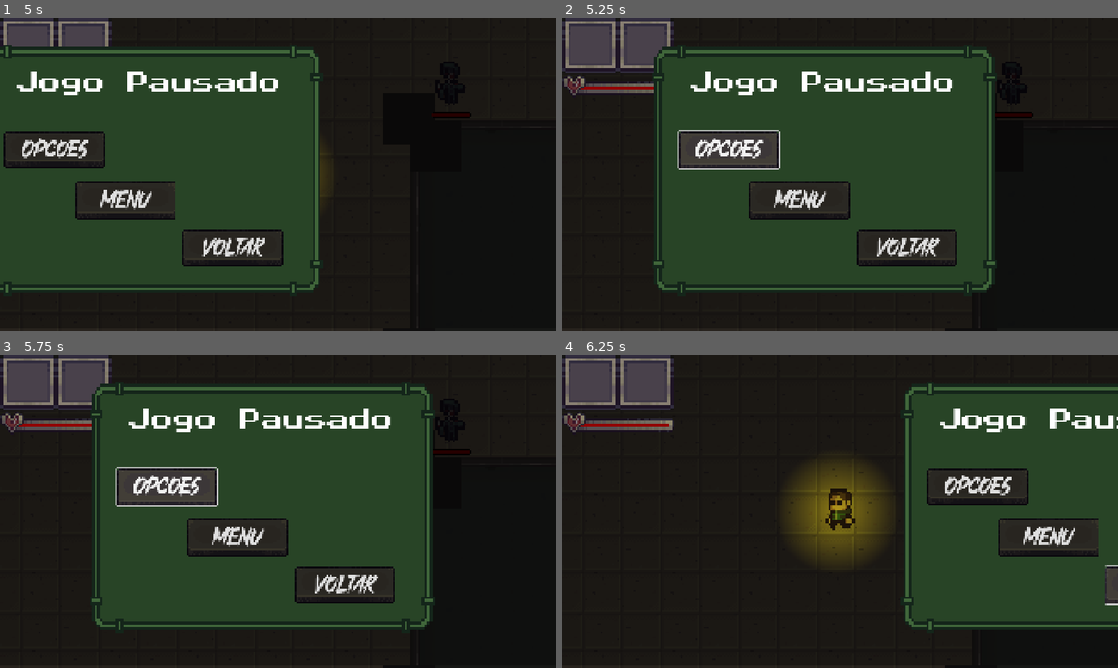
Above: before the commit, frames 1-4 (two rows, left to right).
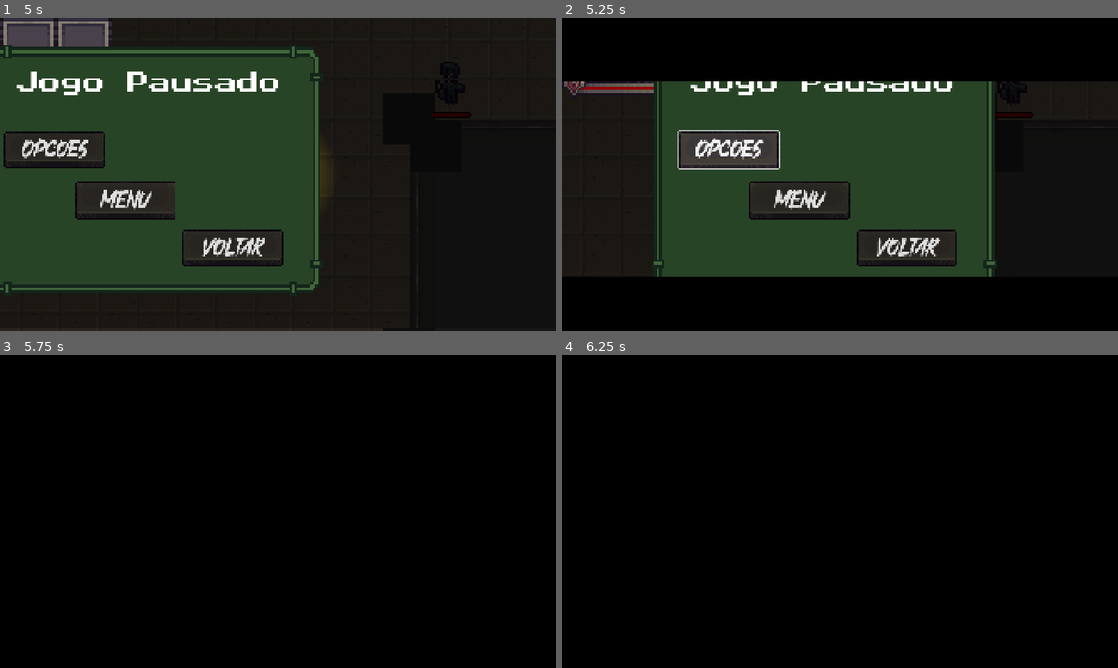
Above: after the commit, the same moments.

Repository: fernandofelxs/ProjetoGameDev
Game: Godot game, scene res://levels/room407.tscn
Two runs of this game, one before a commit and one after it. Both use one fixed random seed, a clock stepped at 60 frames per second and the inputs below. This scene is started directly instead of the project's main scene.
Inputs (mouse positions are in pixels of both pictures, inside the frame that each line leads up to):
- Up to frame 1 (5 s): tap Enter at 0.5 s; move the mouse to (400, 158) at 0.52 s; hold Right (ui_right) 0.53-1.28 s; tap Space (attack) at 0.6 s; move the mouse to (166, 190) at 1.27 s; hold Down (ui_down) 1.28-2.03 s; click (166, 190) at 1.35 s; move the mouse to (333, 105) at 2.02 s; hold Right (ui_right) 2.03-2.78 s; tap E (interact) at 2.1 s; move the mouse to (250, 237) at 2.77 s; hold Up (ui_up) 2.78-3.53 s; tap 1 (special_1) at 2.85 s; move the mouse to (444, 221) at 3.52 s; hold 2 (special_2) 3.53-4.28 s; hold Left (ui_left) from 3.53 s (still down); tap P (paused) at 4.15 s; move the mouse to (111, 127) at 4.27 s; tap Tab (switch_player_character) at 4.35 s
- Up to frame 2 (5.25 s): release Left (ui_left) at 5 s; click "Opcoes" at 5 s
- Up to frame 3 (5.75 s): no input
- Up to frame 4 (6.25 s): click "voltar" at 5.75 s

Frame 1 is identical in both runs. In frame 2, 31% of the frame differs, in the area x 0-100%, y 0-100%; in frame 3, 80%; in frame 4, 91%.

Commit message:
Combine options with pause menu

Diff:
--- a/levels/options.tscn
+++ b/levels/options.tscn
@@ -54,6 +54,8 @@
 texture = ExtResource("15_jnemo")
 
 [node name="Options" type="CanvasLayer"]
+process_mode = 3
+layer = 2
 script = ExtResource("1_f5hdg")
 
 [node name="TextureRect" type="TextureRect" parent="."]
@@ -136,10 +138,10 @@
 [node name="Back" type="Button" parent="."]
 texture_filter = 1
 custom_minimum_size = Vector2(160, 0)
-offset_left = 75.0
-offset_top = 41.0
-offset_right = 403.0
-offset_bottom = 129.0
+offset_left = 108.0
+offset_top = 168.0
+offset_right = 436.0
+offset_bottom = 262.0
 theme_override_fonts/font = ExtResource("13_q2qbd")
 theme_override_font_sizes/font_size = 77
 theme_override_styles/hover = SubResource("StyleBoxTexture_p81ri")
--- a/scenes/ui/pause_menu.tscn
+++ b/scenes/ui/pause_menu.tscn
@@ -163,6 +163,7 @@
 &"": SubResource("AnimationLibrary_8fwbo")
 }
 
+[connection signal="pressed" from="Control/Options" to="." method="_on_options_pressed"]
 [connection signal="pressed" from="Control/Menu" to="." method="_on_menu_pressed"]
 [connection signal="pressed" from="Control/Back" to="." method="_on_back_pressed"]
 [connection signal="animation_finished" from="AnimationPlayer" to="." method="_on_animation_player_animation_finished"]
--- a/scripts/character_manager.gd
+++ b/scripts/character_manager.gd
@@ -70,7 +70,7 @@
 func get_active_player_id() -> int:
 	return current_index
 
-func _on_player_damaged(hp: int, player_id: int) -> void:
+func _on_player_damaged(_hp: int, player_id: int) -> void:
 	if player_id != current_index:
 		return
 
@@ -137,7 +137,7 @@
 		if enemy.global_position.distance_to(origin) <= radius:
 			enemy.apply_fear(duration)
 
-func _try_open_nearby_door(player: Player) -> bool:
+func _try_open_nearby_door(_player: Player) -> bool:
 	for door in get_tree().get_nodes_in_group("doors"):
 		if door is Door:
 			if door.try_open_with_key():
--- a/scripts/options.gd
+++ b/scripts/options.gd
@@ -5,6 +5,10 @@
 @onready var transition: Transition = $Transition
 @onready var audio_bus_id = AudioServer.get_bus_index("Master")
 @onready var percentage_label: Label = $PercentageLabel
+
+var is_paused_mode: bool = false
+
+signal options_exited
 
 func _ready() -> void:
 	var volume_bus: float = AudioServer.get_bus_volume_db(audio_bus_id)
@@ -22,7 +26,13 @@
 		DisplayServer.window_set_mode(DisplayServer.WINDOW_MODE_WINDOWED)
 
 func _on_back_pressed() -> void:
-	transition.change_scene("main_menu")
+	if is_paused_mode:
+		transition.play_fade_in()
+		await transition.animation.animation_finished
+		options_exited.emit()
+		queue_free()
+	else:
+		transition.change_scene("main_menu")
 
 func _on_volume_slider_value_changed(value: float) -> void:
 	AudioServer.set_bus_volume_db(audio_bus_id, value)
--- a/scripts/pause_menu.gd
+++ b/scripts/pause_menu.gd
@@ -1,4 +1,6 @@
 class_name PauseMenu extends CanvasLayer
+
+const options_scene = preload("res://levels/options.tscn")
 
 @onready var animation: AnimationPlayer = $AnimationPlayer
 @onready var transition: Transition = $Transition
@@ -25,3 +27,17 @@
 func _on_menu_pressed() -> void:
 	transition.change_scene("main_menu")
 	get_tree().paused = false
+
+func _on_options_pressed() -> void:
+	transition.play_fade_in()
+	await transition.animation.animation_finished
+	var menu_instance: Options = options_scene.instantiate()
+	menu_instance.is_paused_mode = true
+	add_child(menu_instance)
+	transition.play_fade_out()
+	hide()
+	menu_instance.connect("options_exited", Callable(self, "_on_options_exited"))
+
+func _on_options_exited() -> void:
+	show()
+	transition.play_fade_out()
--- a/scripts/transition.gd
+++ b/scripts/transition.gd
@@ -11,3 +11,9 @@
 	await animation.animation_finished
 	get_tree().change_scene_to_file("res://levels/" + target + ".tscn")
 	animation.play_backwards("fade_in")
+
+func play_fade_in() -> void:
+	animation.play("fade_in")
+
+func play_fade_out() -> void:
+	animation.play_backwards("fade_in")
